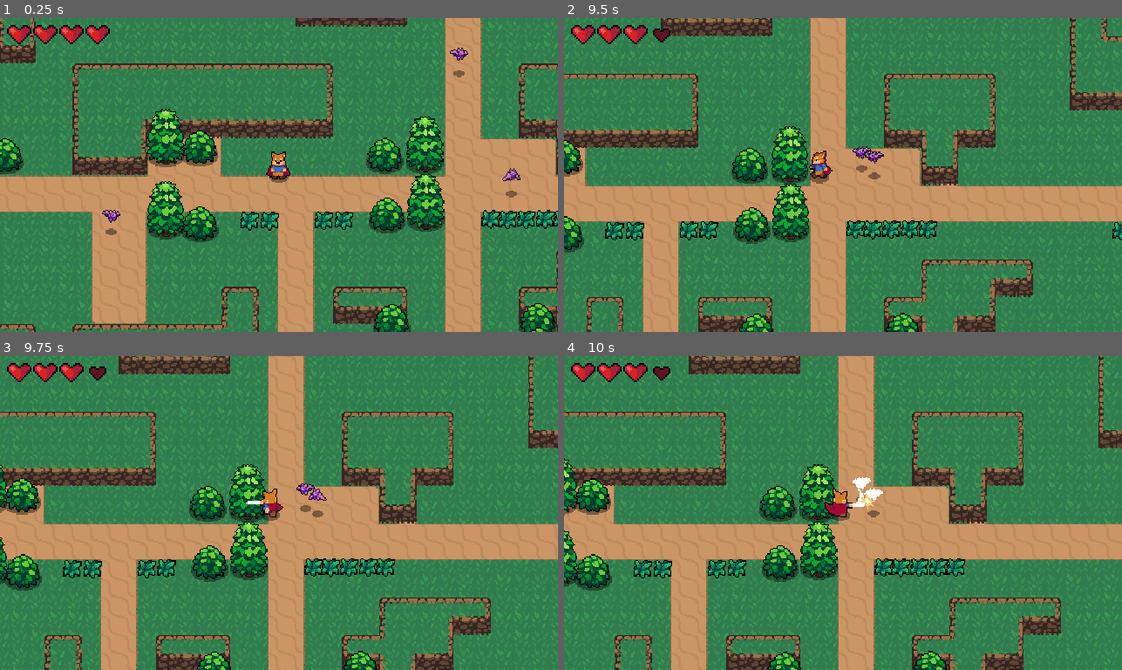
Above: before the commit, frames 1-4 (two rows, left to right).
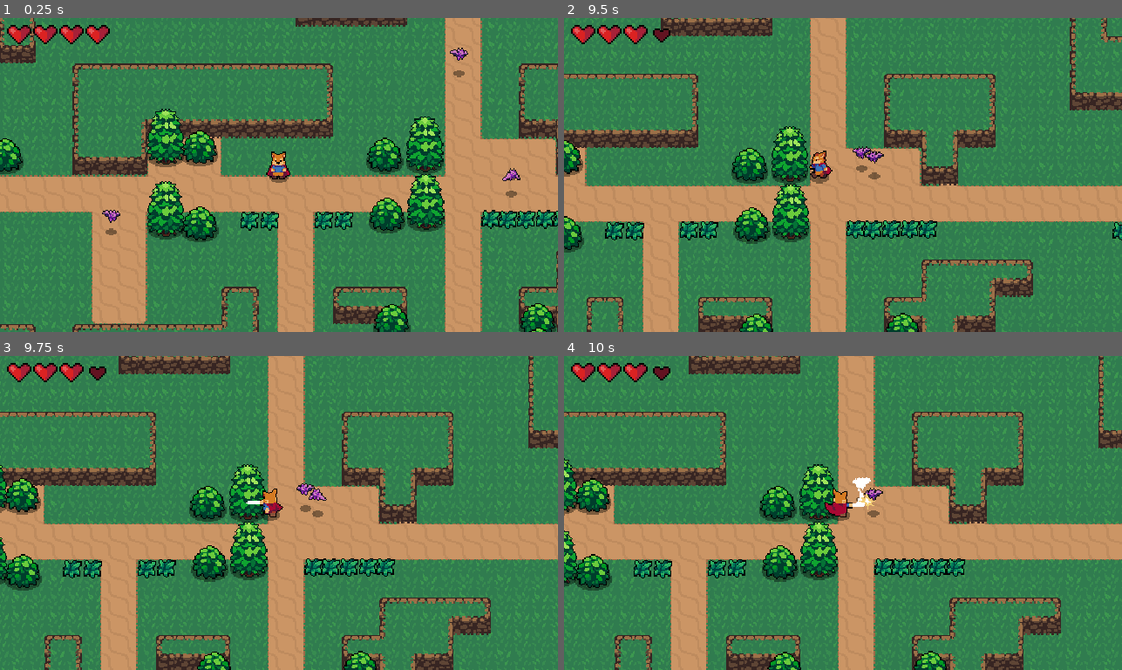
Above: after the commit, the same moments.

Repository: Firet/2d-action-rpg
Game: Godot game, scene res://World.tscn
Same seed, same stepped clock (60 frames per second), same inputs: the game is played once before the commit and once after it.
Inputs:
- Up to frame 1 (0.25 s): no input
- Up to frame 2 (9.5 s): hold Up (ui_up) 0.53-2.03 s; tap J (attack) every 1.5 s from 0.6 to 8.1 s; tap X (roll) every 1.5 s from 1.35 to 8.85 s; hold Left (ui_left) 2.03-3.53 s; hold Down (ui_down) 3.53-4.28 s; hold Right (ui_right) 4.28-5.03 s; hold Up (ui_up) 5.03-5.78 s; hold Right (ui_right) 5.78-8.03 s; hold Down (ui_down) 8.03-8.78 s; hold Left (ui_left) from 8.78 s (still down)
- Up to frame 3 (9.75 s): release Left (ui_left) at 9.53 s; hold Up (ui_up) from 9.53 s (still down); tap J (attack) at 9.6 s
- Up to frame 4 (10 s): keep holding Up (ui_up)

Frames 1-3 are identical in both runs. In frame 4, less than 0.1% of the frame differs, in the area x 53-58%, y 41-47%.

Commit message:
Fix, only bat attacked blinks

Diff:
--- a/Enemies/Bat.tscn
+++ b/Enemies/Bat.tscn
@@ -11,52 +11,53 @@
 [ext_resource path="res://Enemies/WanderController.tscn" type="PackedScene" id=9]
 [ext_resource path="res://WhiteColor.shader" type="Shader" id=10]
 
-[sub_resource type="ShaderMaterial" id=12]
+[sub_resource type="ShaderMaterial" id=1]
+resource_local_to_scene = true
 shader = ExtResource( 10 )
 shader_param/active = false
 
-[sub_resource type="AtlasTexture" id=1]
+[sub_resource type="AtlasTexture" id=2]
 atlas = ExtResource( 1 )
 region = Rect2( 0, 0, 16, 24 )
 
-[sub_resource type="AtlasTexture" id=2]
+[sub_resource type="AtlasTexture" id=3]
 atlas = ExtResource( 1 )
 region = Rect2( 16, 0, 16, 24 )
 
-[sub_resource type="AtlasTexture" id=3]
+[sub_resource type="AtlasTexture" id=4]
 atlas = ExtResource( 1 )
 region = Rect2( 32, 0, 16, 24 )
 
-[sub_resource type="AtlasTexture" id=4]
+[sub_resource type="AtlasTexture" id=5]
 atlas = ExtResource( 1 )
 region = Rect2( 48, 0, 16, 24 )
 
-[sub_resource type="AtlasTexture" id=5]
+[sub_resource type="AtlasTexture" id=6]
 atlas = ExtResource( 1 )
 region = Rect2( 64, 0, 16, 24 )
 
-[sub_resource type="SpriteFrames" id=6]
+[sub_resource type="SpriteFrames" id=7]
 animations = [ {
-"frames": [ SubResource( 1 ), SubResource( 2 ), SubResource( 3 ), SubResource( 4 ), SubResource( 5 ) ],
+"frames": [ SubResource( 2 ), SubResource( 3 ), SubResource( 4 ), SubResource( 5 ), SubResource( 6 ) ],
 "loop": true,
 "name": "Fly",
 "speed": 10.0
 } ]
 
-[sub_resource type="CircleShape2D" id=7]
+[sub_resource type="CircleShape2D" id=8]
 radius = 4.23032
 
-[sub_resource type="CapsuleShape2D" id=8]
+[sub_resource type="CapsuleShape2D" id=9]
 radius = 7.0
 height = 6.0
 
-[sub_resource type="CircleShape2D" id=9]
+[sub_resource type="CircleShape2D" id=10]
 radius = 81.1015
 
-[sub_resource type="CircleShape2D" id=10]
+[sub_resource type="CircleShape2D" id=11]
 radius = 4.29781
 
-[sub_resource type="CircleShape2D" id=11]
+[sub_resource type="CircleShape2D" id=12]
 radius = 5.44412
 
 [sub_resource type="Animation" id=13]
@@ -97,9 +98,10 @@
 script = ExtResource( 4 )
 
 [node name="AnimatedSprite" type="AnimatedSprite" parent="."]
-material = SubResource( 12 )
-frames = SubResource( 6 )
+material = SubResource( 1 )
+frames = SubResource( 7 )
 animation = "Fly"
+frame = 1
 playing = true
 offset = Vector2( 0, -12 )
 
Not shown: 3 places in Enemies/Bat.tscn that only renumber resources
